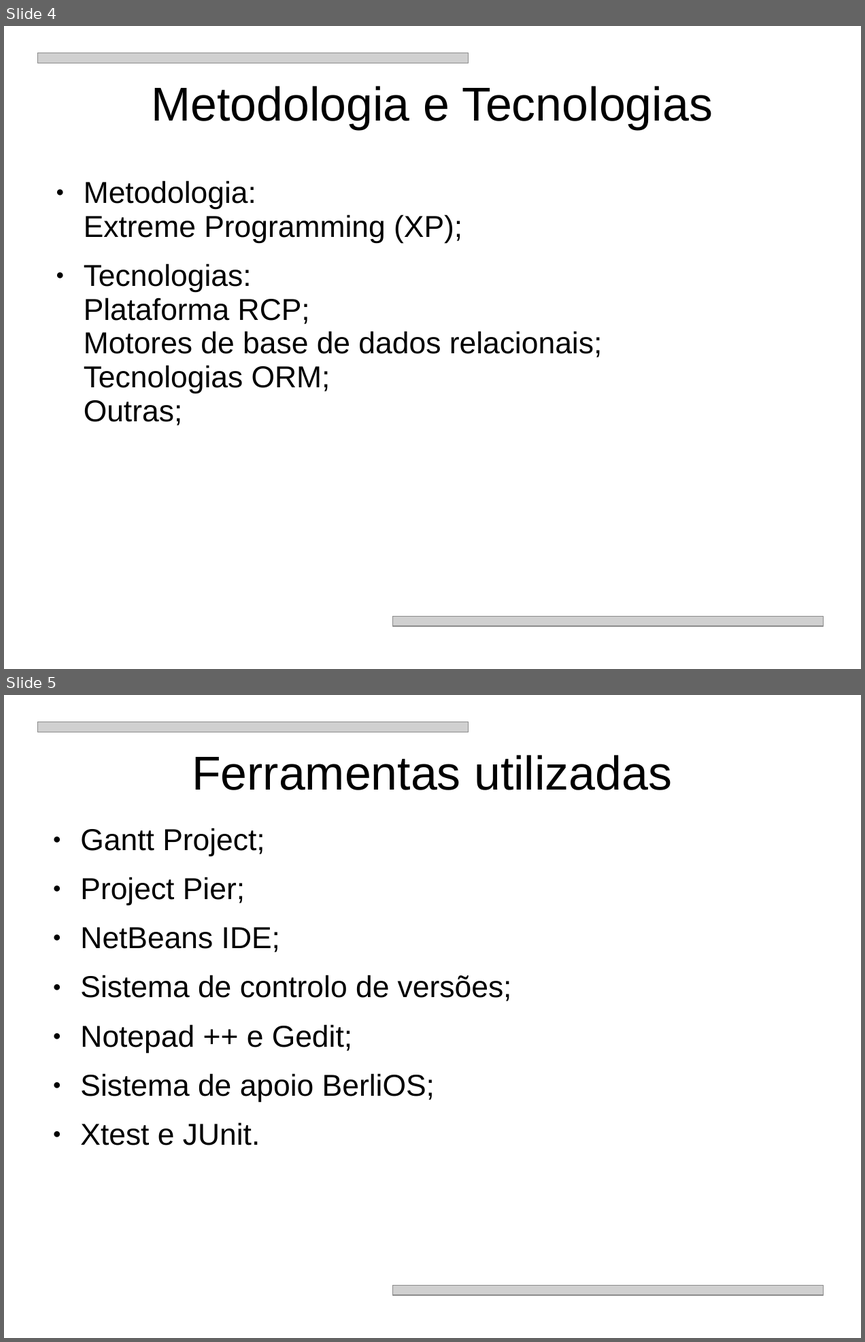
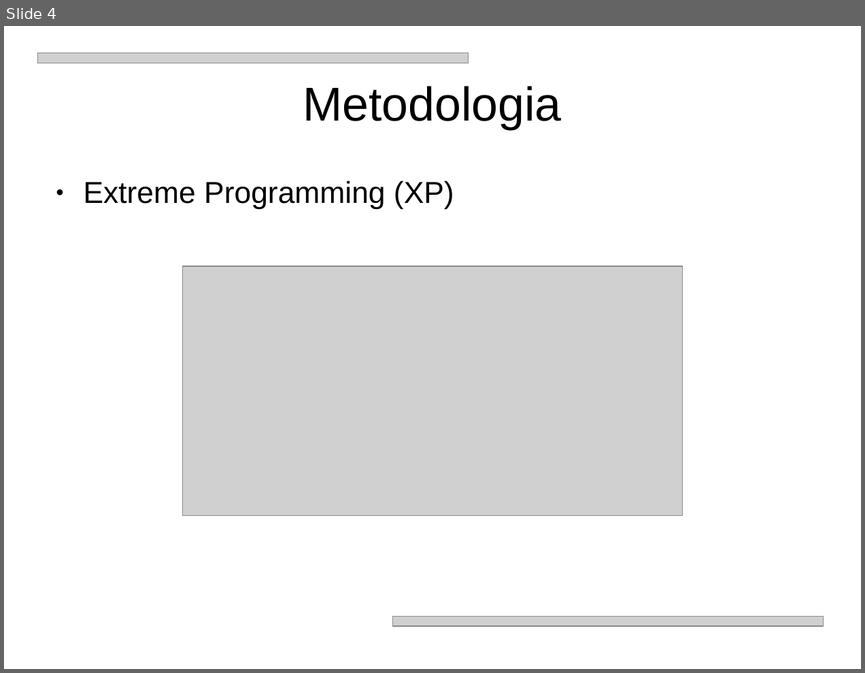
Before and after one commit to BackupTheBerlios/jfindmyfiles-svn, a slide deck: trunk/apresentacao.ppt. Shown one above the other, each under a label of ours: slides 4 and 5 before the commit, slide 4 after it. The pictures are 865x1342 and 865x673 pixels, drawn with LibreOffice and Linux fonts; fonts in the diff are those of the drawing; grey boxes stand for pictures. Boxes give left, top, right and bottom in pixels: in the first picture for what was removed or moved away, otherwise in the second. Text is boxed around its words. In the diff, an @@ line names an element or a change of style, - is before the commit and + after.

```diff
--- a/trunk/apresentacao.ppt
+++ b/trunk/apresentacao.ppt
@@ slide 5 removed at (4, 695, 861, 1338), background #FFFFFF @@
@@ picture removed at (37, 722, 468, 732) @@
@@ title removed at (192, 755, 672, 790) @@
-Ferramentas utilizadas
@@ text removed at (80, 828, 512, 1145) @@
-● Gantt Project;
-● Project Pier;
-● NetBeans IDE;
-● Sistema de controlo de versões;
-● Notepad ++ e Gedit;
-● Sistema de apoio BerliOS;
-● Xtest e JUnit.
@@ picture removed at (393, 1285, 823, 1295) @@
@@ slide 4 changed as well @@
@@ title at (303, 86, 561, 130): text changed @@
-Metodologia e Tecnologias
+Metodologia
@@ text at (84, 180, 454, 210): text changed @@
-● Metodologia:
-  Extreme Programming (XP);
-● Tecnologias:
-  Plataforma RCP;
-  Motores de base de dados relacionais;
-  Tecnologias ORM;
-  Outras;
+● Extreme Programming (XP)
@@ picture added at (183, 266, 683, 516) @@
```
Also in this commit, not shown: 1 slide added.
